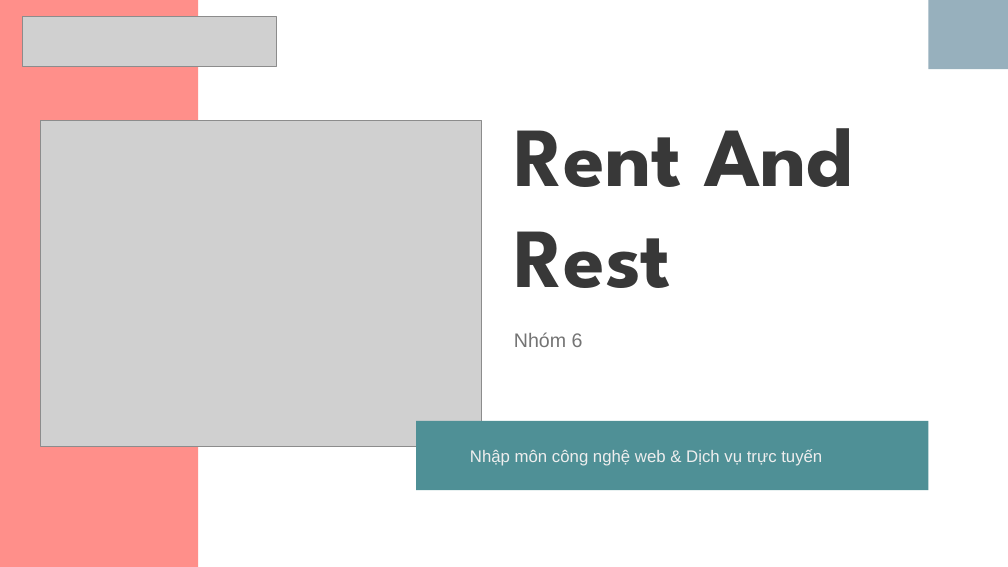
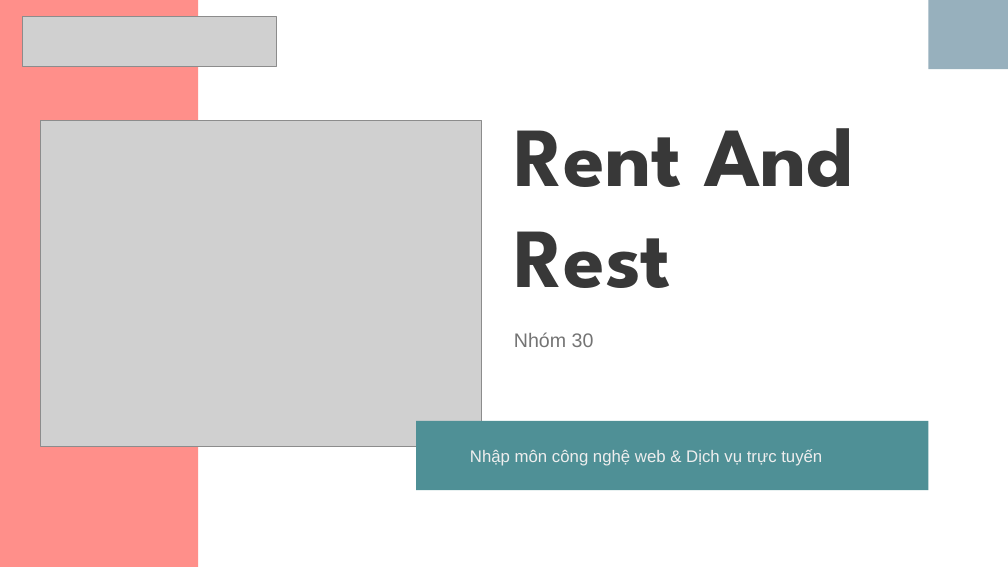
Before and after one commit to TheNhatAT/project_web, a slide deck: slide 1 of slide_baocao/Group6_RentAndRest.pptx. Drawn at 1008x567 pixels with LibreOffice and Linux fonts; fonts in the diff are those of the drawing; grey boxes stand for pictures. Boxes give left, top, right and bottom in pixels: in the first picture for what was removed or moved away, otherwise in the second. Text is boxed around its words. In the diff, an @@ line names an element or a change of style, - is before the commit and + after.

```diff
--- a/slide_baocao/Group6_RentAndRest.pptx
+++ b/slide_baocao/Group6_RentAndRest.pptx
@@ subtitle at (514, 332, 594, 347): text changed @@
-Nhóm 6
+Nhóm 30
```
Also in this commit, not shown: 1 other slide changed.
